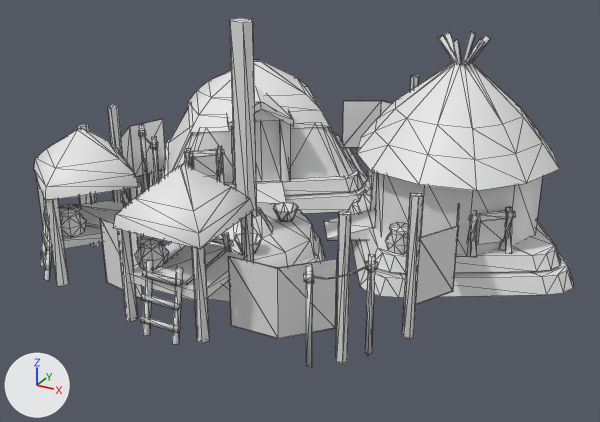
The COLLADA model art/meshes/structural/swcreek/creek.dae, before and after one commit.
Before and after are seen from a 50 mm camera at (20.1, -37.5, 18.8) aimed at (0.6, -2.0, 1.0). Arrows for +X, +Y and +Z are at lower left; the lights stay in place. The first picture is the older version. Mesh edges are drawn as thin lines. Where no turn or scale is listed for an object, it has been applied to the vertices.

The first picture shows 'creek'.
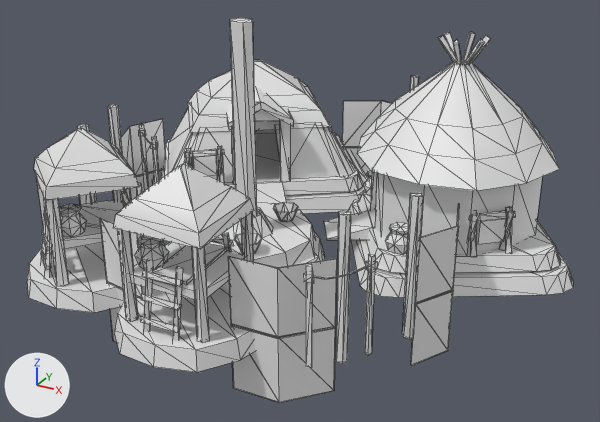
Where the newer file only moved an object's origin or applied its transform, the numbers keep the older frame.

The change, as a list of edits to the scene's bpy script:
```text
Change me_cubo_848:
    used by ob_creek; location = (0.0, 0.0, 0.0)
    verts and faces of me_cubo_848; kept vertices keep their numbers, new ones are numbered from 1353
    before: 36 (-4.9, 1.0, 4.3), 37 (-4.0, 1.6, 4.3), 38 (-4.9, 1.0, 0.6), 39 (-4.0, 1.6, 0.6) at pixel (261, 181), 40 (-3.1, 2.3, 4.3)
    before: 41 (-3.1, 2.3, 0.6) at pixel (280, 180), 763 (-4.1, 3.2, 3.7), 764 (-5.4, 2.2, 3.7), 765 (-5.1, 1.2, 0.6), 766 (-3.2, 2.6, 0.6)
    remove me_cubo_848.from_pydata(...)  # 1353 vertices, 2026 faces; spans x -14.7..14.6, y -14.3..13.2, z -1.7..11.4
    add me_cubo_848.from_pydata(...)  # 1475 vertices, 2212 faces; spans x -14.7..14.6, y -15.0..13.2, z -3.3..11.4
    me_cubo_848 part 1: the loose piece of 12 vertices spanning x 2.7..6.7, y -12.0..-10.0, z -0.1..3.2 is copied, and the copy is moved by (0.0, 0.0, -3.2); it spans x 2.7..6.7, y -12.0..-10.0, z -3.3..0.0
    me_cubo_848 part 2: the loose piece of 12 vertices spanning x -12.2..-11.0, y -2.5..1.9, z -0.1..3.2 is copied, and the copy is moved by (0.0, 0.0, -3.2); it spans x -12.2..-11.0, y -2.5..1.9, z -3.3..0.0
    me_cubo_848 part 3: the loose piece of 8 vertices spanning x -4.6..-2.1, y -12.0..-11.5, z -0.1..3.2 is copied, and the copy is moved by (0.0, 0.0, -3.2); it spans x -4.6..-2.1, y -12.0..-11.5, z -3.3..0.0
    me_cubo_848 part 4: the loose piece of 12 vertices spanning x 8.9..10.0, y -6.5..-2.0, z -0.1..3.2 is copied, and the copy is moved by (0.0, 0.0, -3.2); it spans x 8.9..10.0, y -6.5..-2.0, z -3.3..0.0
    me_cubo_848 part 5: the loose piece of 12 vertices spanning x -3.3..1.2, y 11.0..12.2, z -0.1..3.2 is copied, and the copy is moved by (0.0, 0.0, -3.2); it spans x -3.3..1.2, y 11.0..12.2, z -3.3..0.0
    me_cubo_848 part 6: the loose piece of 24 vertices spanning x -4.8..2.8, y -8.6..-1.2, z -0.2..0.8 is copied, and the copy is moved by (1.4, -6.4, -0.9); it spans x -3.3..4.1, y -15.0..-7.7, z -1.1..-0.1
    me_cubo_848 part 7: the loose piece of 24 vertices spanning x -4.8..2.8, y -8.6..-1.2, z -0.2..0.8 is copied, and the copy is moved by (-5.6, -4.8, -0.9); it spans x -10.3..-2.9, y -13.4..-6.1, z -1.1..-0.1
    me_cubo_848 part 8
    add delete_vertices([37, 39])  # with the faces that use them
    add delete_faces([(764, 765, 766), (763, 764, 766)])
    other edits to the shape of me_cubo_848 do not show in these pictures
```

What differs and where, as boxes (x1, y1, x2, y2) in the pictures (600 x 422 px):
'creek', reshaped (10% taller)
    before: (34, 18, 573, 367)
    after: (27, 18, 573, 403)
part 1 of me_cubo_848, added
    after: (232, 324, 336, 403)
part 2 of me_cubo_848, added (mostly hidden)
    after: (126, 169, 161, 202)
part 3 of me_cubo_848, added
    after: (107, 281, 140, 343)
part 4 of me_cubo_848, added
    after: (411, 290, 453, 365)
part 5 of me_cubo_848, added (mostly hidden)
    after: (346, 147, 370, 178)
part 6 of me_cubo_848, added
    after: (114, 281, 255, 372)
part 7 of me_cubo_848, added
    after: (27, 242, 165, 313)
part 8 of me_cubo_848, deleted
    before: (255, 121, 280, 180)
